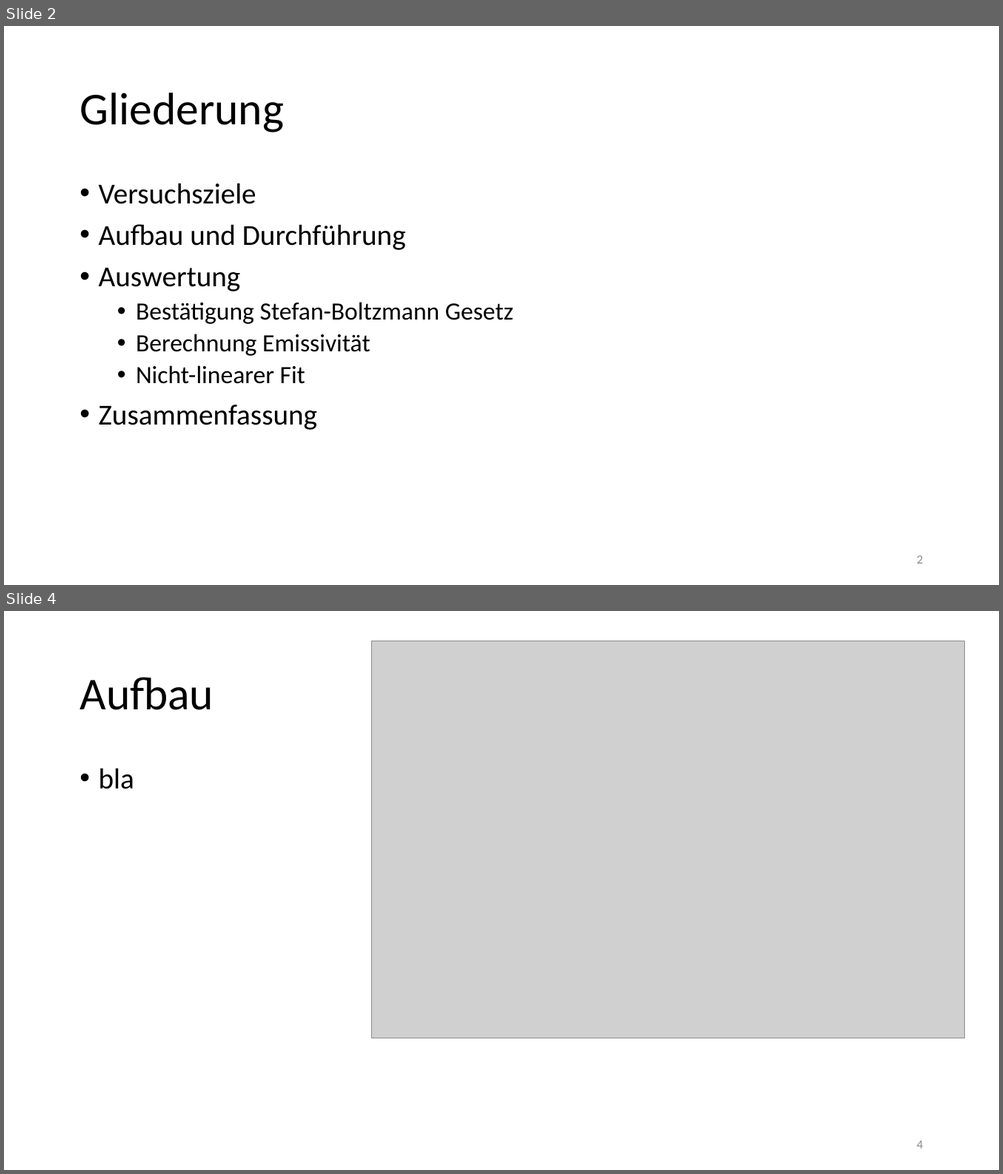
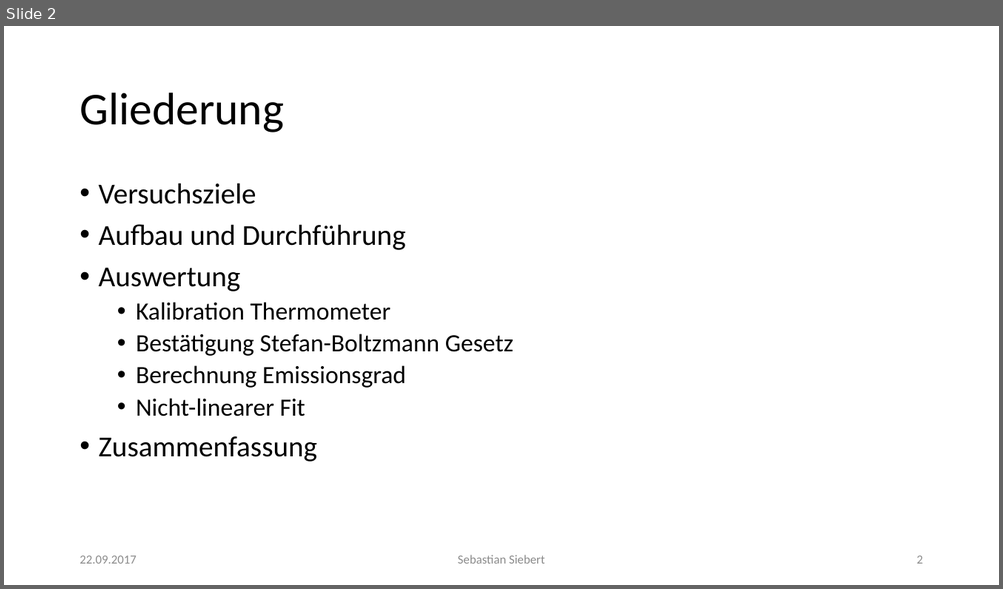
Before and after one commit to thewhitecat/grundpraktikum1, a slide deck: grundpraktikum2/Atomphysik/Atomphysik.pptx. Shown one above the other, each under a label of ours: slides 2 and 4 before the commit, slide 2 after it; the slides between them are not shown. The pictures are 1003x1174 and 1003x589 pixels, drawn with LibreOffice and Linux fonts; fonts in the diff are those of the drawing; grey boxes stand for pictures. Boxes give left, top, right and bottom in pixels: in the first picture for what was removed or moved away, otherwise in the second. Text is boxed around its words. In the diff, an @@ line names an element or a change of style, - is before the commit and + after.

```diff
--- a/grundpraktikum2/Atomphysik/Atomphysik.pptx
+++ b/grundpraktikum2/Atomphysik/Atomphysik.pptx
@@ slide 4 removed at [4,611,999,1170], background #FFFFFF @@
@@ picture removed at [371,641,965,1039] @@
@@ title removed at [79,677,213,710] @@
-Aufbau
@@ text removed at [99,768,134,789] @@
-• bla
@@ page number removed at [916,1141,922,1149] @@
-4
@@ slide 2 changed as well @@
@@ text at [136,302,391,321]: paragraph added @@
+  • Kalibration Thermometer
@@ text at [136,366,406,388]: text changed @@
-  • Berechnung Emissivität
+  • Berechnung Emissionsgrad
@@ text added at [79,556,136,564], 12 pt, text #8C8C8C @@
+22.09.2017
@@ text added at [458,555,544,564], 12 pt, text #8C8C8C @@
+Sebastian Siebert
```
Also in this commit, not shown: 2 other slides changed, 10 slides added, 1 other slide removed.
